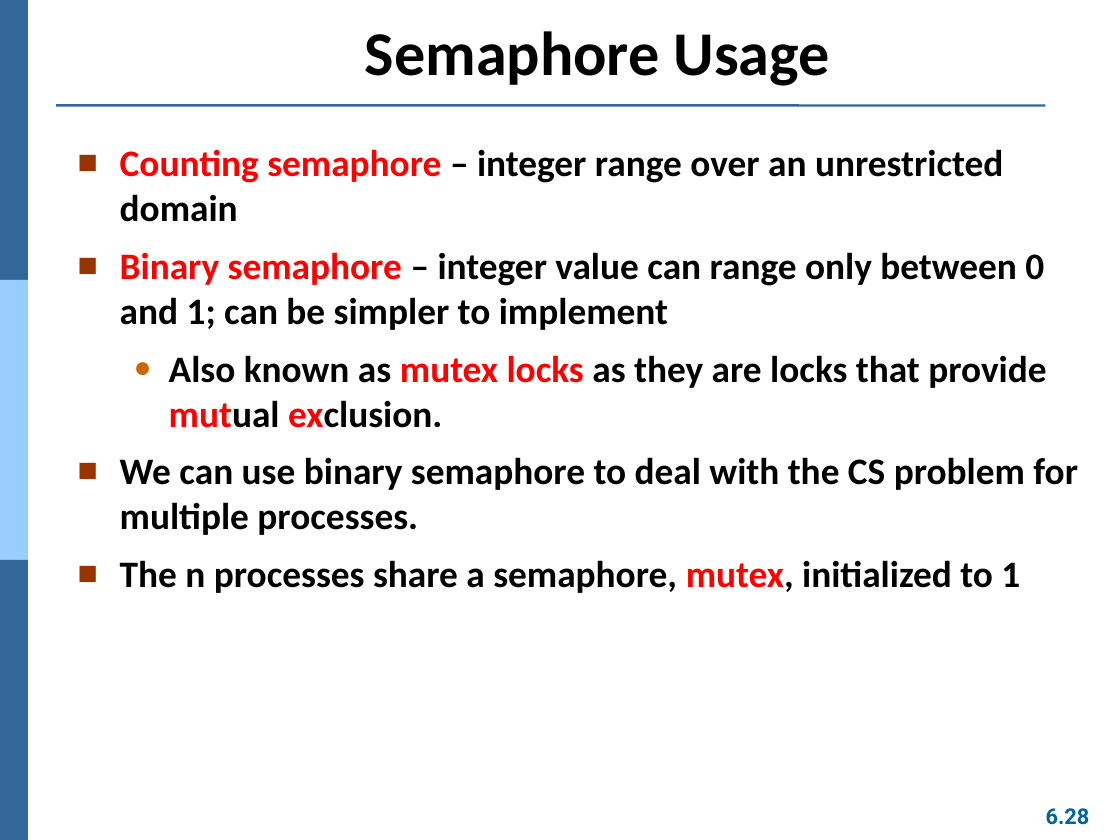
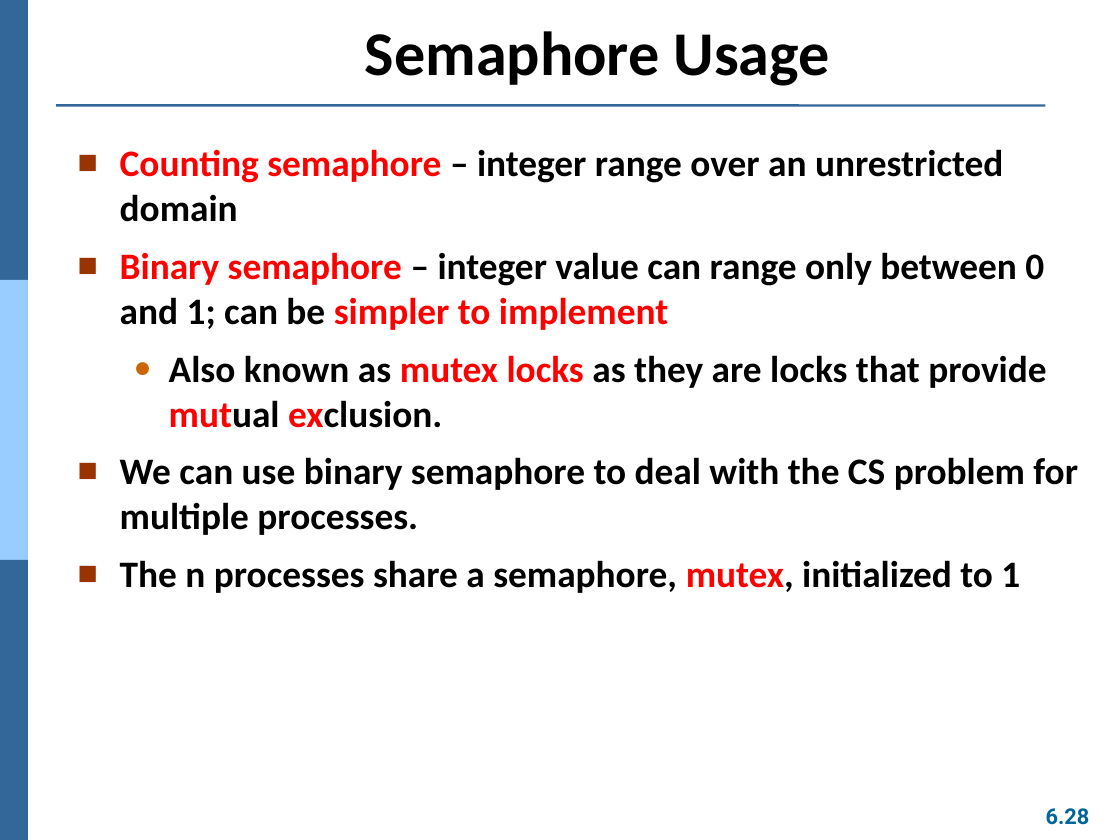
Before and after one commit to Yang09701194/OS_Learning, a slide deck: slide 28 of ch06.pptx. Drawn at 1120x840 pixels with LibreOffice and Linux fonts; fonts in the diff are those of the drawing. Boxes give left, top, right and bottom in pixels: in the first picture for what was removed or moved away, otherwise in the second. Text is boxed around its words. In the diff, an @@ line names an element or a change of style, - is before the commit and + after.

```diff
--- a/ch06.pptx
+++ b/ch06.pptx
@@ text at bbox=[120, 252, 1044, 330]: text colour #000000 to #FF0000 in "simpler to implement" @@
```
Also in this commit, not shown: 3 other slides changed, 1 slide added, 1 other file.
